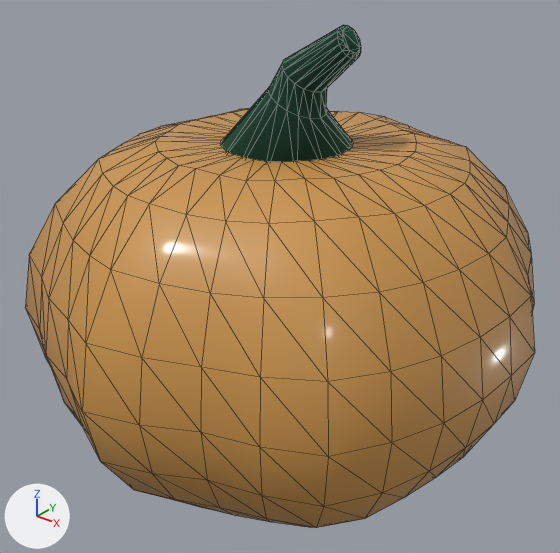
The glTF model pumpkin.glb: old version first, new version second.
Rendered twice from a camera (50 mm lens) standing at (1.383, -1.761, 1.147) and looking at (0.006, -0.039, 0.08). Arrows for +X, +Y and +Z are at lower left; the lights stay in place. Mesh edges are drawn as thin lines. Where no turn or scale is listed for an object, it has been applied to the vertices. Vertices at the same position are counted once.

The older version as bpy lines, for what is in view:
```python
mat_material_002 = principled_material('Material.002')
mat_material_002.base_color = (0.588, 0.295, 0.0669)  # orange #ca9449
mat_material_002.roughness = 0.529
mat_material_002.coat_weight = 0.292
mat_material_002.coat_roughness = 0.147
me_cone = bpy.data.meshes.new('Cone')
me_cone.from_pydata(...)  # 80 vertices, 156 faces; spans x -0.248..0.248, y -0.248..0.248, z -0.293..0.116
me_cone.materials.append(mat_material_004)  # black #012b1c
me_sphere_001 = bpy.data.meshes.new('Sphere.001')
me_sphere_001.from_pydata(...)  # 354 vertices, 704 faces; spans x -0.77..0.77, y -0.82..0.82, z -0.55..0.52
me_sphere_001.materials.append(mat_material_002)  # orange #ca9449
ob_cone = bpy.data.objects.new('Cone', me_cone)
ob_cone.location = (0.0, 0.0, 0.733)
ob_sphere = bpy.data.objects.new('Sphere', me_sphere_001)
ob_sphere.location = (0.0, 0.0, 0.0)
```
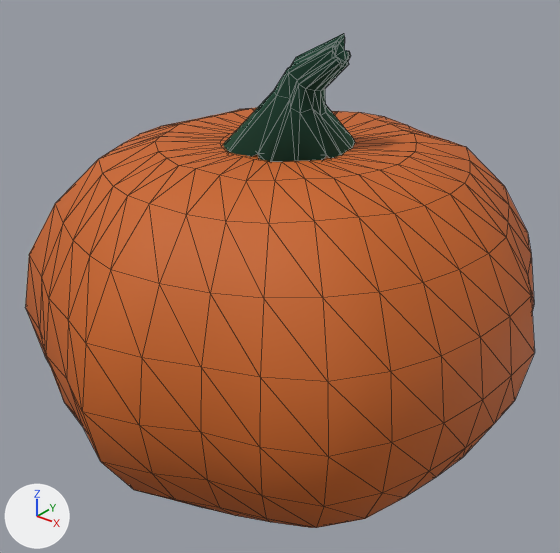
Boxes (x1, y1, x2, y2) around the edits, measured in the pictures (560 x 553 px):
'Sphere', recoloured, surface changed: (26, 108, 535, 528) in both
'Cone', reshaped: before (222, 25, 361, 162); after (223, 33, 355, 162)

The change, as a list of edits to the scene's bpy script:
```text
Change mat_material_002:
    mat_material_002.base_color: (0.588, 0.295, 0.0669) -> (0.588, 0.127, 0.0151)  # orange #ca9449 -> orange #ca6421
    remove mat_material_002.coat_weight = 0.292
    remove mat_material_002.coat_roughness = 0.147
Change me_cone:
    used by ob_cone; location = (0.0, 0.0, 0.733)
    remove me_cone.from_pydata(...)  # 80 vertices, 156 faces; spans x -0.248..0.248, y -0.248..0.248, z -0.293..0.116
    add me_cone.from_pydata(...)  # 80 vertices, 156 faces; spans x -0.248..0.248, y -0.229..0.248, z -0.293..0.093
    me_cone part 1: 67 of 80 vertices moved; they spanned x -0.229..0.229, y -0.248..0.229, z -0.293..0.116 and now span x -0.125..0.192, y -0.17..0.159, z -0.218..0.093; mean shift (-0.005, -0.001, -0.01); largest move (-0.229, -0.095, -0.293) -> (-0.125, -0.064, -0.218)
```
